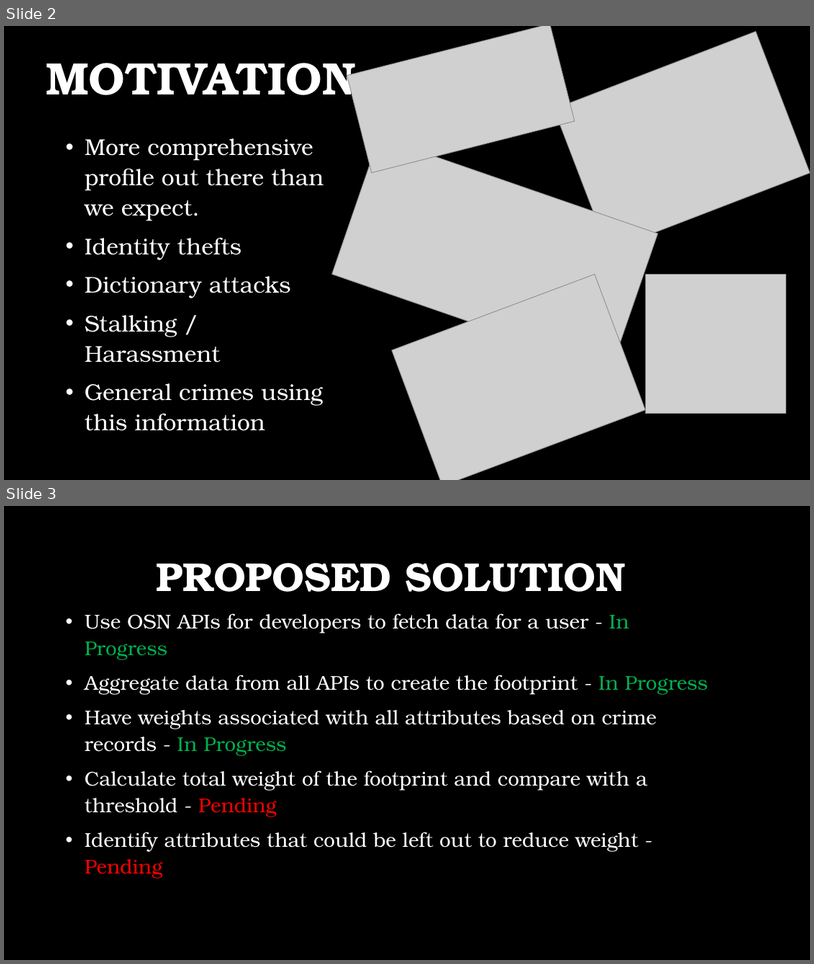
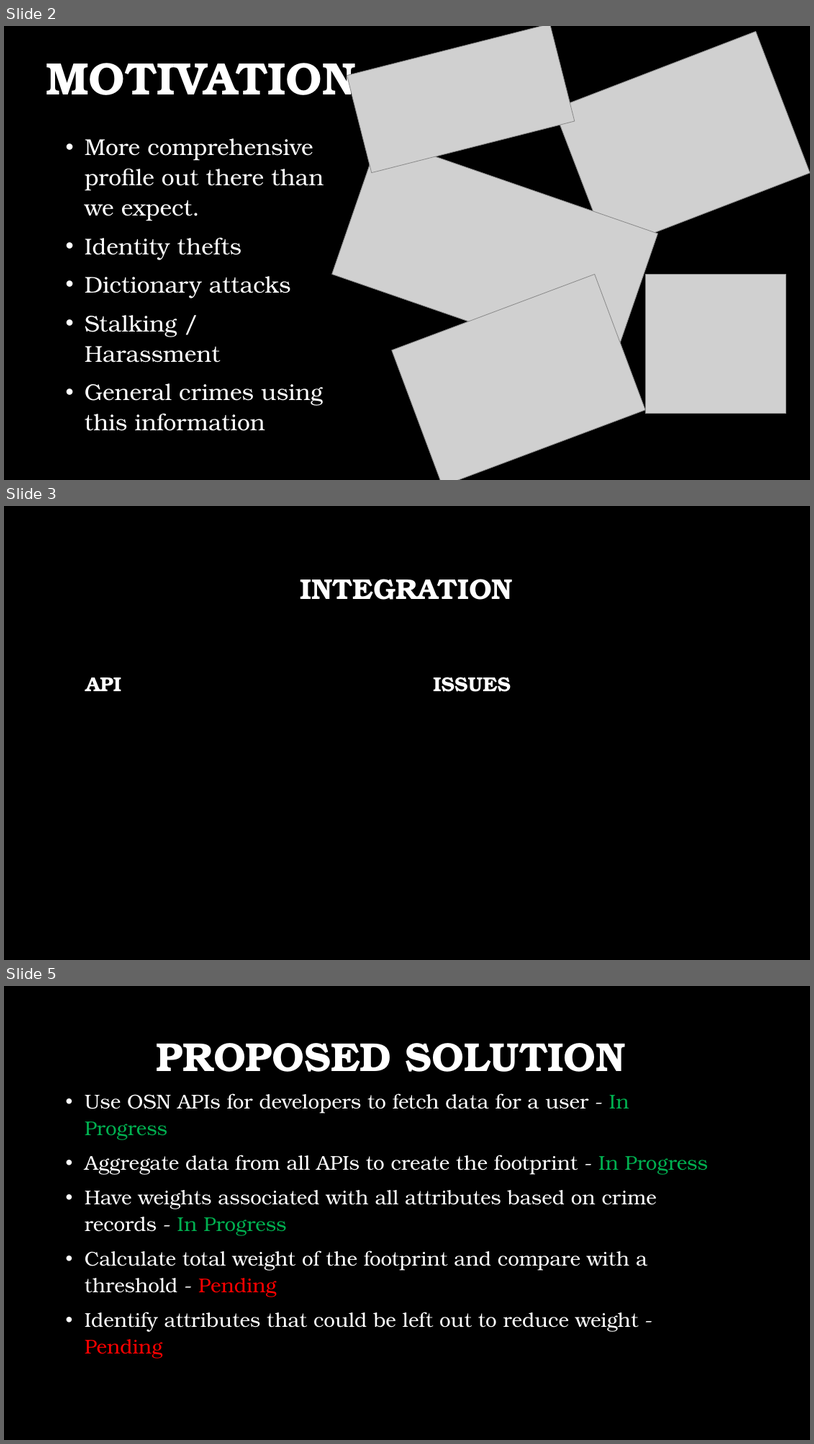
Before and after one commit to mickeymv/socialFootprint, a slide deck: MidtermPpt.pptx. Shown one above the other, each under a label of ours: slides 2 and 3 before the commit, slides 2, 3 and 5 after it; the slides between them are not shown. The pictures are 814x964 and 814x1444 pixels, drawn with LibreOffice and Linux fonts; fonts in the diff are those of the drawing; grey boxes stand for pictures; background and template pictures are left out. Boxes give left, top, right and bottom in pixels: in the first picture for what was removed or moved away, otherwise in the second. Text is boxed around its words. In the diff, an @@ line names an element or a change of style, - is before the commit and + after.

```diff
--- a/MidtermPpt.pptx
+++ b/MidtermPpt.pptx
@@ slide 3 added at (x1=4, y1=506, x2=810, y2=960), background picture (left out) @@
@@ title added at (x1=301, y1=579, x2=513, y2=600), 34 pt, text #FFFFFF, bold @@
+INTEGRATION
@@ text added at (x1=85, y1=677, x2=121, y2=691), 24 pt, text #FFFFFF, bold @@
+API
@@ text added at (x1=433, y1=677, x2=511, y2=692), 24 pt, text #FFFFFF, bold @@
+ISSUES
@@ what was slide 3 is now slide 5 @@
```
Also in this commit, not shown: 1 other slide added.
